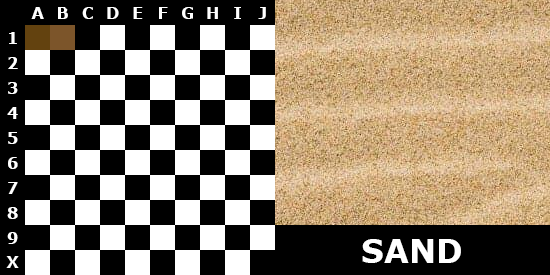
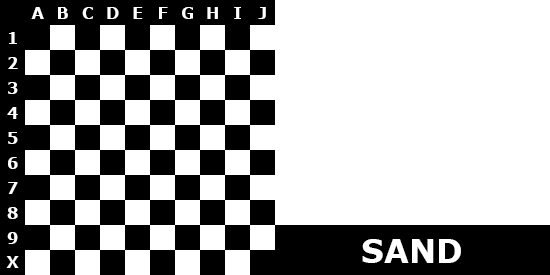
Revision of a layered (550, 275) image; what changed, layer by layer:
painted on "Tiles" over [25, 25, 75, 50]
painted on "Sample" over [275, 0, 550, 225]
